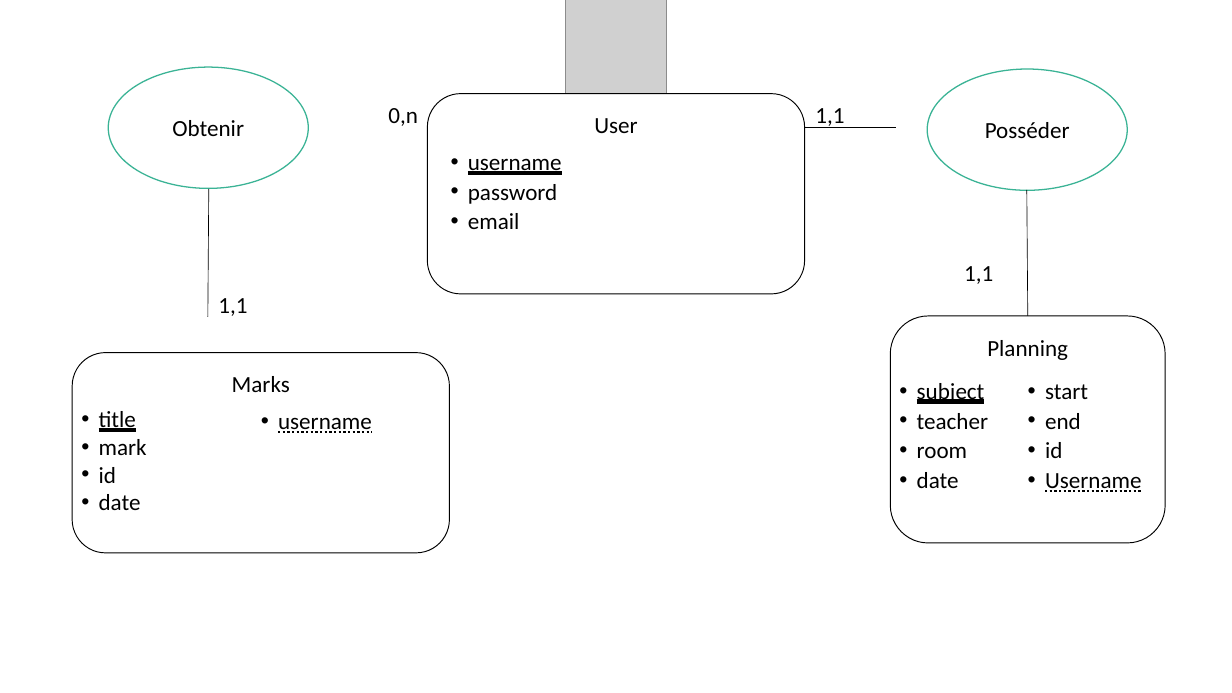
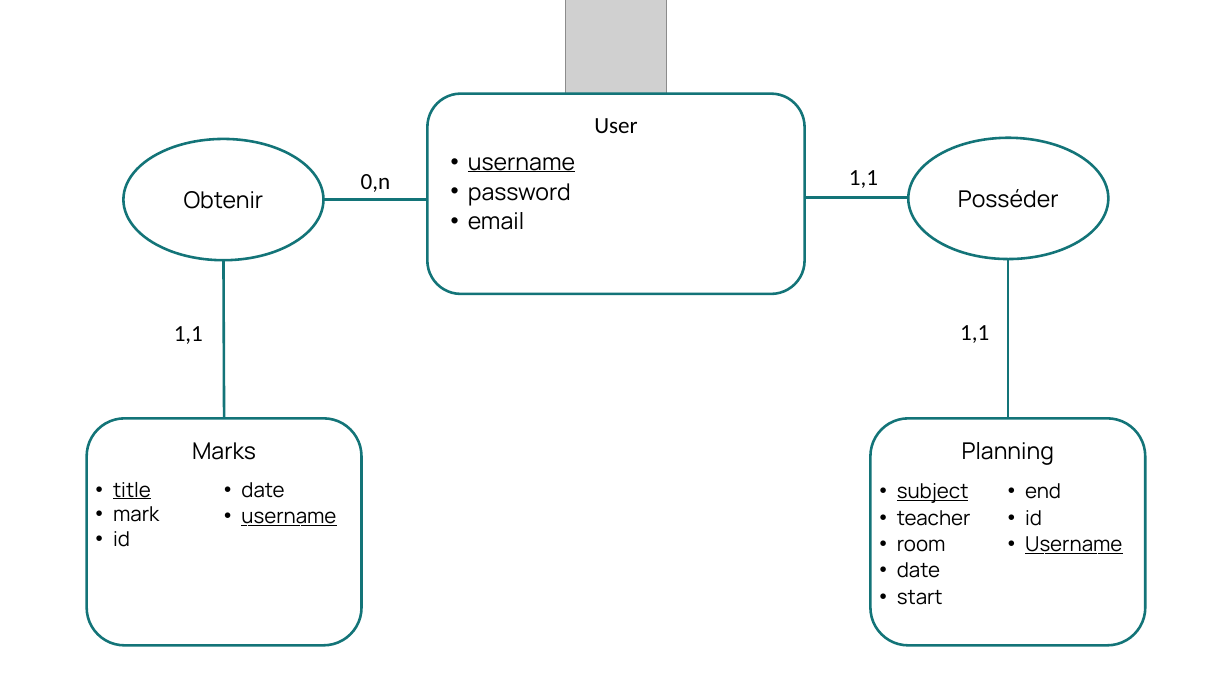
Before and after one commit to hugodemenez/isen-student-portal, a slide deck: slide 4 of presentation/Structure_Projet.pptx. Drawn at 1232x693 pixels with LibreOffice and Linux fonts; fonts in the diff are those of the drawing; grey boxes stand for pictures. Boxes give left, top, right and bottom in pixels: in the first picture for what was removed or moved away, otherwise in the second. Text is boxed around its words. In the diff, an @@ line names an element or a change of style, - is before the commit and + after.

```diff
--- a/presentation/Structure_Projet.pptx
+++ b/presentation/Structure_Projet.pptx
@@ rounded rectangle "User" at [428, 93, 805, 294]: outline #000000 0.75 pt to #137478 2 pt @@
@@ ellipse "Obtenir" at [124, 139, 324, 260]: font Calibri to Manrope; outline #3AB395 1 pt to #137478 2 pt @@
@@ ellipse "Obtenir": place and size @@
-ellipse "Obtenir" at [108, 67, 309, 189]
+ellipse "Obtenir" at [124, 139, 324, 260]
@@ text "username" at [468, 157, 575, 230]: font Calibri to Manrope @@
@@ ellipse "Posséder": place and size @@
-ellipse "Posséder" at [928, 69, 1128, 190]
+ellipse "Posséder" at [909, 138, 1109, 259]
@@ ellipse "Posséder" at [909, 138, 1109, 259]: font Calibri to Manrope; outline #3AB395 1 pt to #137478 2 pt @@
@@ alignment left to centre in 4 elements at [174, 326, 203, 344], [960, 325, 989, 343], [849, 170, 878, 188], [361, 174, 391, 192] @@
@@ text "0,n": place and size @@
-text "0,n" at [388, 108, 418, 126]
+text "0,n" at [361, 174, 391, 192]
@@ text "1,1": place and size @@
-text "1,1" at [815, 108, 844, 128]
+text "1,1" at [849, 170, 878, 188]
@@ line removed from (208, 317) to (209, 189) @@
@@ line added from (323, 200) to (428, 200), #137478 2 pt @@
@@ line moved from (803, 128) - (896, 128) to (805, 198) - (909, 198) @@
@@ line (805, 198) - (909, 198): stroke #000000 0.5 pt to #137478 2 pt @@
@@ line added from (224, 261) to (225, 419), #137478 2 pt @@
@@ line moved from (1028, 316) - (1027, 190) to (1008, 419) - (1008, 261) @@
@@ line (1008, 419) - (1008, 261): stroke #000000 0.5 pt to #137478 2 pt @@
@@ text "1,1": place and size @@
-text "1,1" at [218, 298, 247, 316]
+text "1,1" at [174, 326, 203, 344]
@@ text "1,1": place and size @@
-text "1,1" at [964, 266, 993, 284]
+text "1,1" at [960, 325, 989, 343]
@@ rounded rectangle "Marks": place and size @@
-rounded rectangle "Marks" at [72, 353, 449, 554]
+rounded rectangle "Marks" at [87, 419, 361, 646]
@@ rounded rectangle "Marks" at [87, 419, 361, 646]: font Calibri to Manrope; outline #000000 0.75 pt to #137478 2 pt @@
@@ rounded rectangle "Planning" at [871, 419, 1145, 646]: font Calibri to Manrope; outline #000000 0.75 pt to #137478 2 pt @@
@@ rounded rectangle "Planning": place and size @@
-rounded rectangle "Planning" at [891, 316, 1165, 543]
+rounded rectangle "Planning" at [871, 419, 1145, 646]
@@ text "title": place and size @@
-text "title" at [99, 411, 372, 510]
+text "title" at [113, 482, 336, 547]
@@ text "title" at [113, 482, 336, 547]: size 18 to 16 pt, font Calibri to Manrope @@
@@ text "subject" at [897, 483, 1122, 605]: size 18 to 16 pt, font Calibri to Manrope @@
@@ text "subject": place and size @@
-text "subject" at [917, 383, 1141, 492]
+text "subject" at [897, 483, 1122, 605]
```
Also in this commit, not shown: 5 other slides changed, 14 other files.
